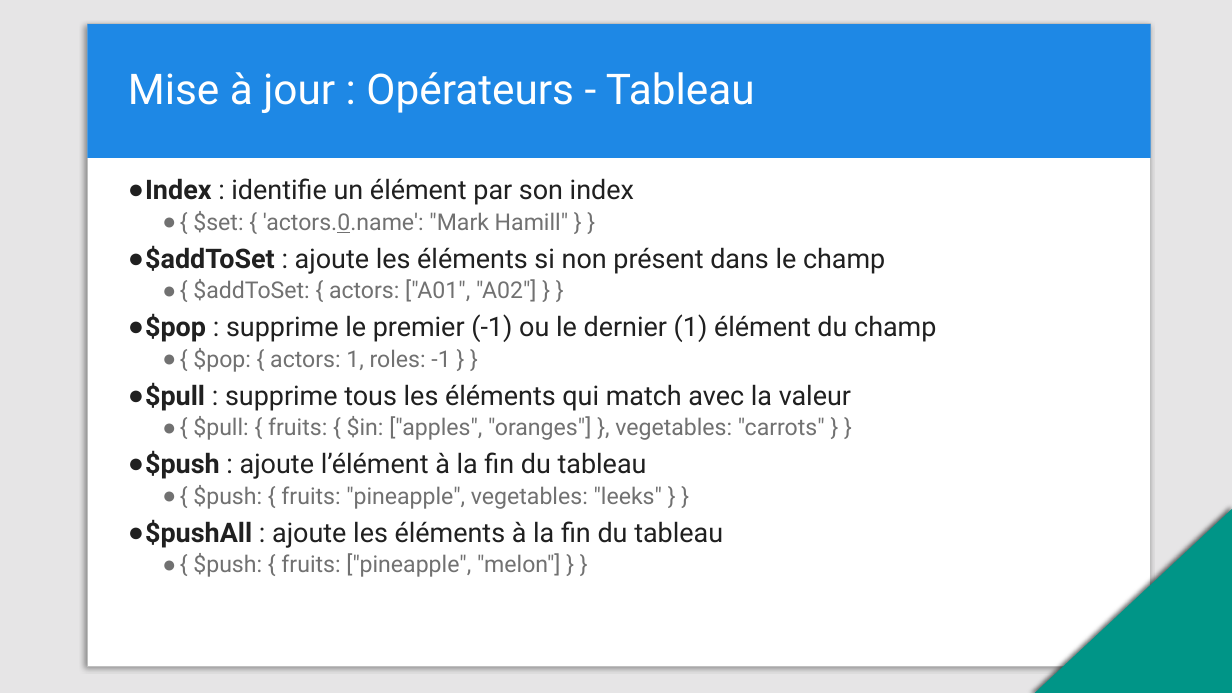
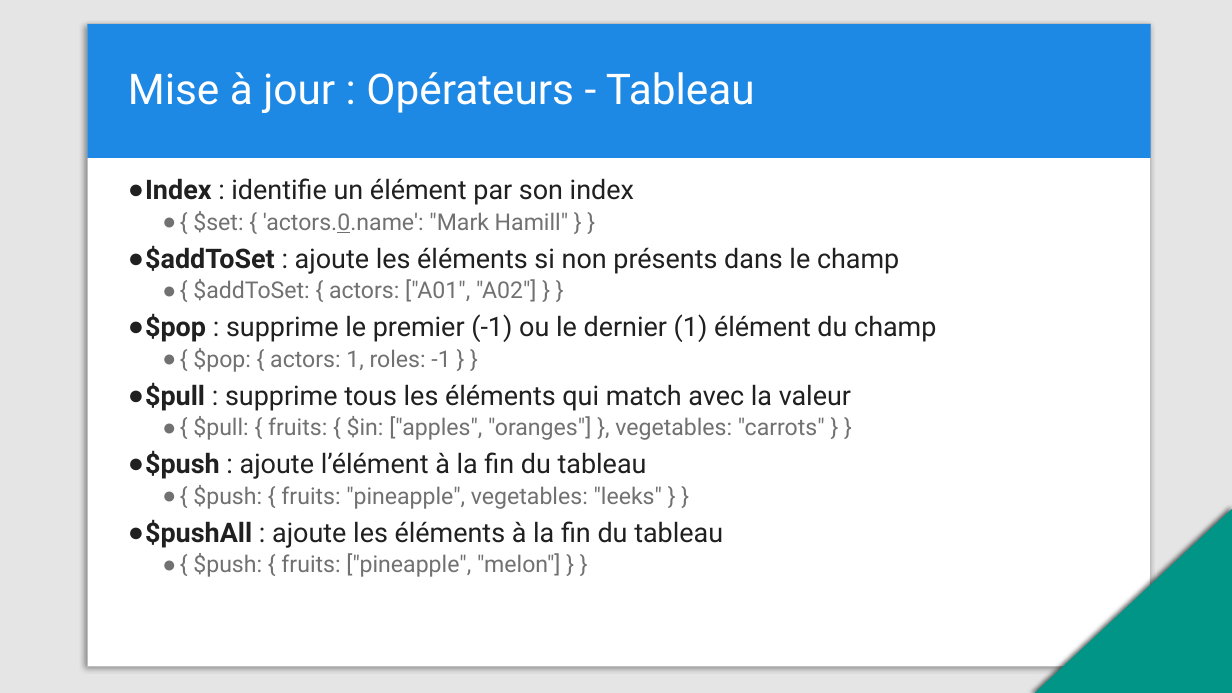
Before and after one commit to dohr-michael/training-mongodb, a slide deck: slide 23 of MongoDB-CRUD.pptx. Drawn at 1232x693 pixels with LibreOffice and Linux fonts; fonts in the diff are those of the drawing. Boxes give left, top, right and bottom in pixels: in the first picture for what was removed or moved away, otherwise in the second. Text is boxed around its words. In the diff, an @@ line names an element or a change of style, - is before the commit and + after.

```diff
--- a/MongoDB-CRUD.pptx
+++ b/MongoDB-CRUD.pptx
@@ text at (145,245,899,274): text changed @@
-● $addToSet : ajoute les éléments si non présent dans le champ
+● $addToSet : ajoute les éléments si non présents dans le champ
```
Also in this commit, not shown: 13 other slides changed.
